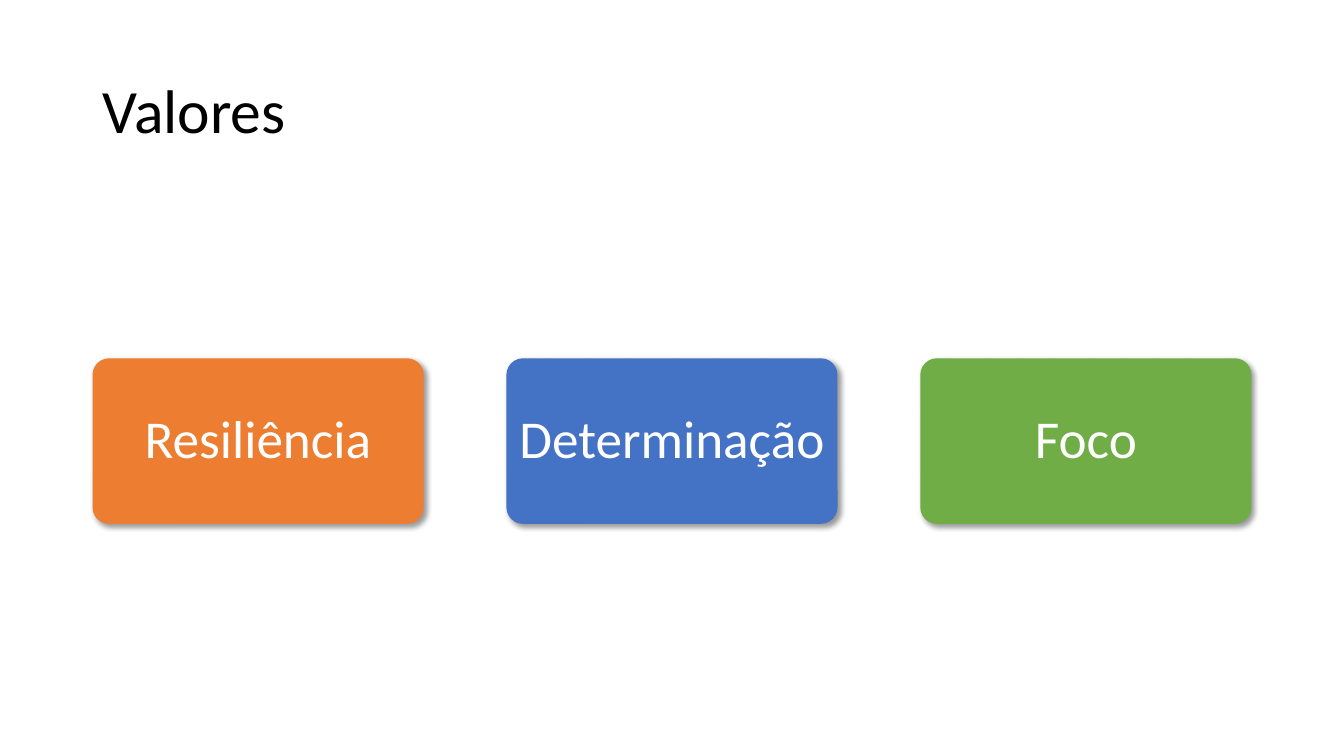
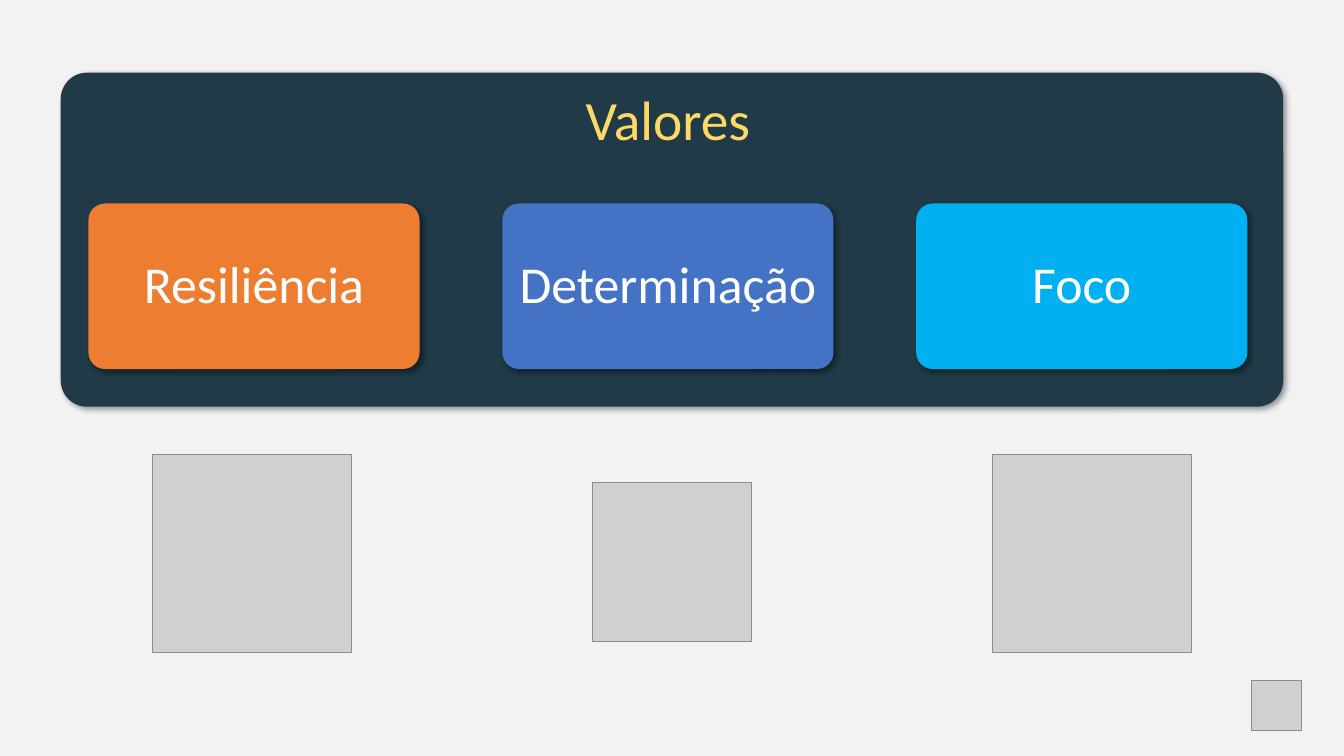
Before and after one commit to Pineapplentt/ThinkingWithPortals, a slide deck: slide 4 of doc/Apresentação Aperture.pptx. Drawn at 1344x756 pixels with LibreOffice and Linux fonts; fonts in the diff are those of the drawing; grey boxes stand for pictures. Boxes give left, top, right and bottom in pixels: in the first picture for what was removed or moved away, otherwise in the second. Text is boxed around its words. In the diff, an @@ line names an element or a change of style, - is before the commit and + after.

```diff
--- a/doc/Apresentação Aperture.pptx
+++ b/doc/Apresentação Aperture.pptx
@@ background #FFFFFF to #F2F2F2 @@
@@ rounded rectangle added at bbox=[60, 73, 1284, 406], fill #203A47 @@
@@ title "Valores": place and size @@
-title "Valores" at bbox=[102, 90, 285, 134]
+title "Valores" at bbox=[586, 101, 751, 141]
@@ title "Valores" at bbox=[586, 101, 751, 141]: size 44 to 39.6 pt, text colour #000000 to #FFD966; alignment left to centre @@
@@ 3 texts, 2 rounded rectangles: place and size @@
-3 texts, 2 rounded rectangles at bbox=[93, 358, 1137, 523]
+3 texts, 2 rounded rectangles at bbox=[89, 204, 1131, 369]
@@ size 38 to 37 pt in 3 elements at bbox=[1032, 269, 1131, 304], bbox=[144, 267, 364, 304], bbox=[520, 267, 816, 312] @@
@@ rounded rectangle added at bbox=[917, 204, 1247, 369], fill #00B0F0 @@
@@ rounded rectangle removed at bbox=[921, 358, 1251, 523] @@
@@ picture added at bbox=[153, 455, 352, 653] @@
@@ picture added at bbox=[993, 455, 1192, 653] @@
@@ picture added at bbox=[593, 483, 751, 641] @@
@@ picture added at bbox=[1252, 682, 1302, 731] @@
```
Also in this commit, not shown: 4 other slides changed, 3 slides added, 1 slide removed, 12 other files.
